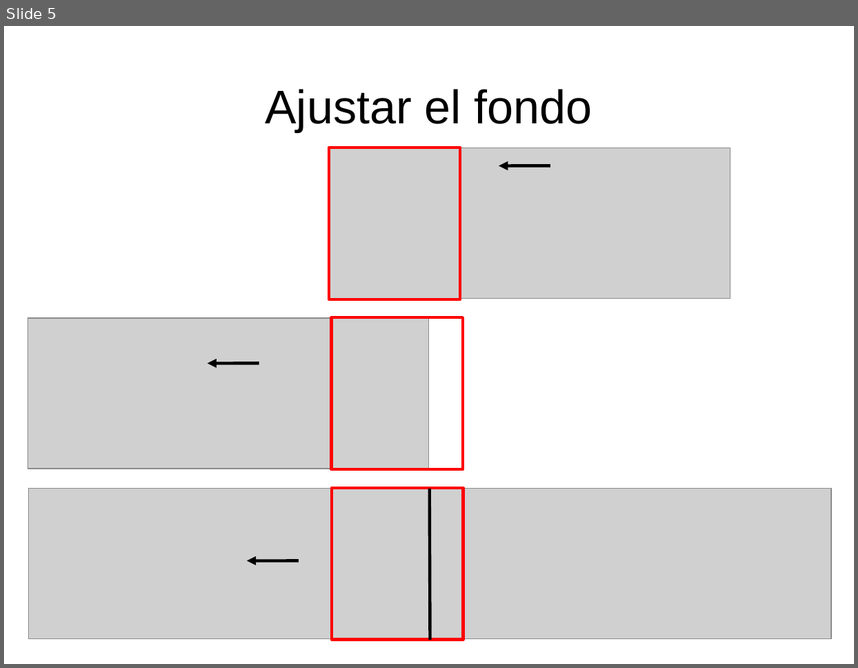
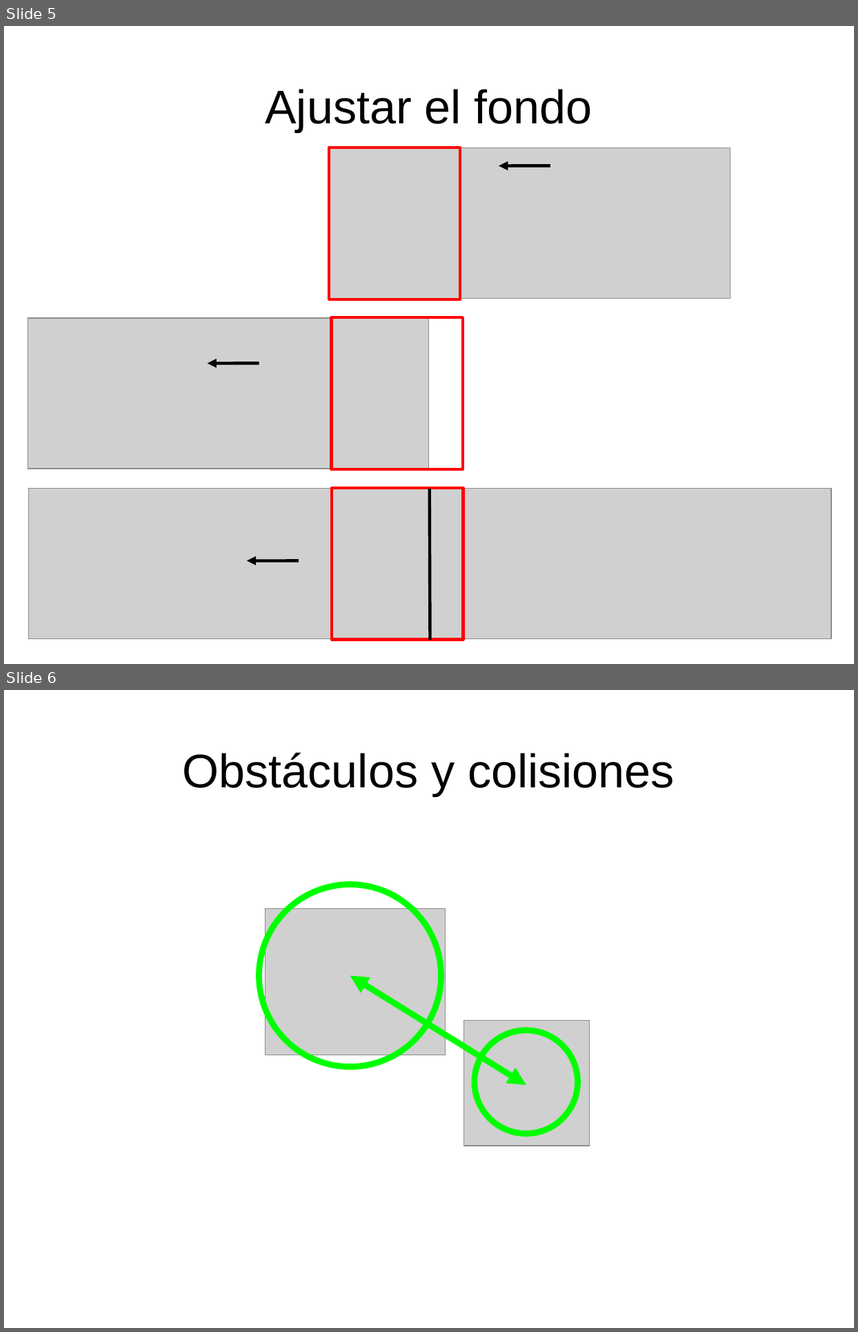
Before and after one commit to vetorius/ProcessingPrimeraPantalla2014, a slide deck: presentacionPrimeraPantalla.odp. Shown one above the other, each under a label of ours: slide 5 before the commit, slides 5 and 6 after it. The pictures are 858x668 and 858x1332 pixels, drawn with LibreOffice and Linux fonts; fonts in the diff are those of the drawing; grey boxes stand for pictures. Boxes give left, top, right and bottom in pixels: in the first picture for what was removed or moved away, otherwise in the second. Text is boxed around its words. In the diff, an @@ line names an element or a change of style, - is before the commit and + after.

```diff
--- a/presentacionPrimeraPantalla.odp
+++ b/presentacionPrimeraPantalla.odp
@@ slide 6 added at (x1=4, y1=690, x2=854, y2=1328), background #FFFFFF @@
@@ title added at (x1=183, y1=752, x2=675, y2=796), 44 pt, text #000000 @@
+Obstáculos y colisiones
@@ ellipse added at (x1=259, y1=885, x2=441, y2=1067), outline #00FF00 5.67 pt @@
@@ picture added at (x1=266, y1=908, x2=445, y2=1054) @@
@@ double arrow added from (350, 976) to (526, 1085), #00FF00 5.67 pt @@
@@ picture added at (x1=464, y1=1020, x2=590, y2=1145) @@
@@ ellipse added at (x1=475, y1=1030, x2=578, y2=1134), outline #00FF00 5.67 pt @@
```
Also in this commit, not shown: 6 other files.
